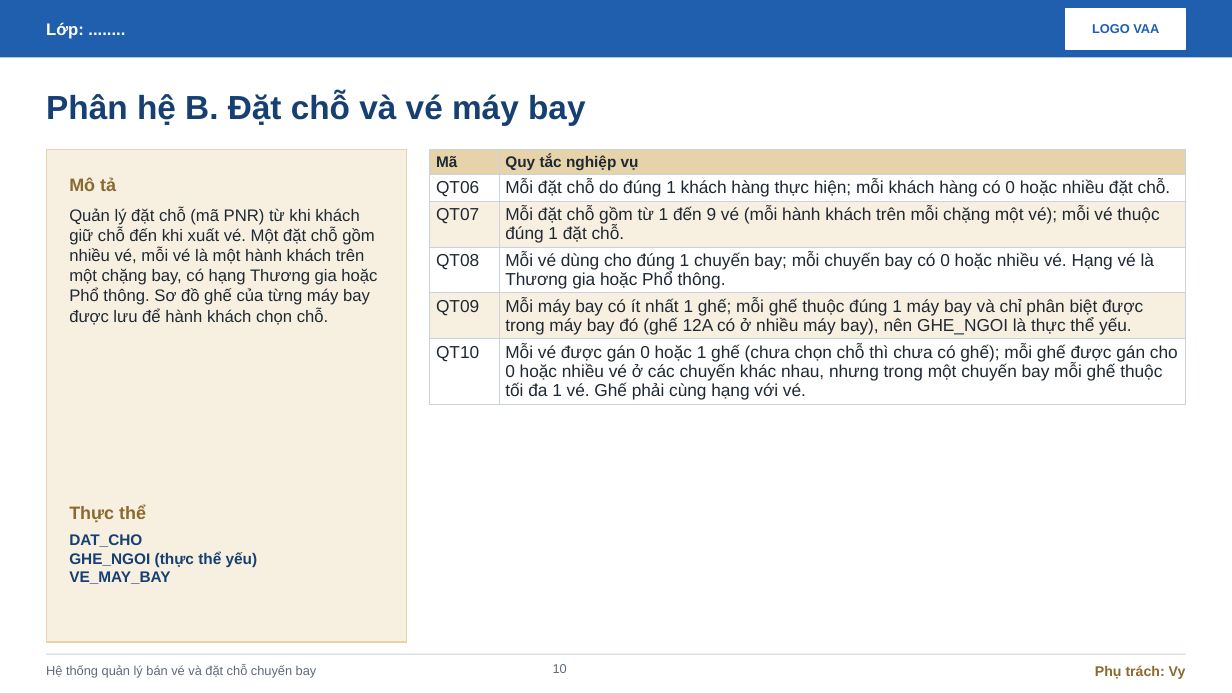
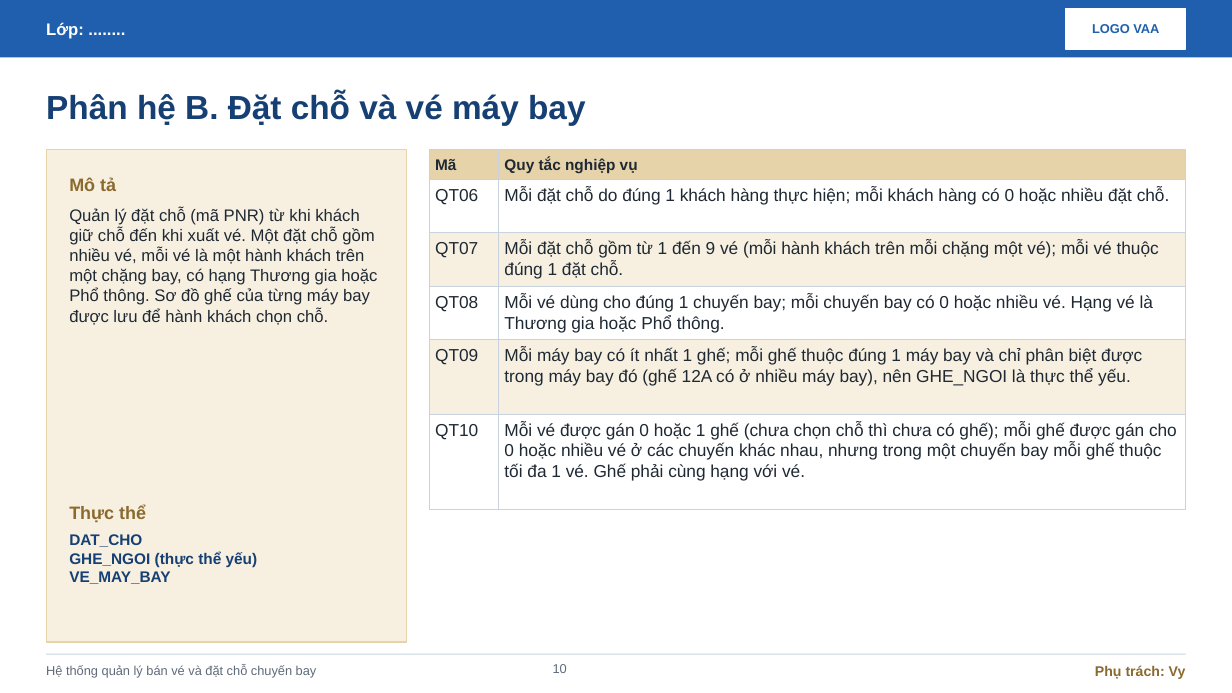
Before and after one commit to TCGxDreams/Nah, a slide deck: slide 10 of slide.pptx. Drawn at 1232x693 pixels with LibreOffice and Linux fonts; fonts in the diff are those of the drawing. Boxes give left, top, right and bottom in pixels: in the first picture for what was removed or moved away, otherwise in the second. Text is boxed around its words. In the diff, an @@ line names an element or a change of style, - is before the commit and + after.

```diff
--- a/slide.pptx
+++ b/slide.pptx
@@ table removed at (430,150,1186,404), 6 rows, 2 columns @@
-Mã | Quy tắc nghiệp vụ
-QT06 | Mỗi đặt chỗ do đúng 1 khách hàng thực hiện; mỗi khách hàng có 0 hoặc nhiều đặt chỗ.
-QT07 | Mỗi đặt chỗ gồm từ 1 đến 9 vé (mỗi hành khách trên mỗi chặng một vé); mỗi vé thuộc đúng 1 đặt chỗ.
-QT08 | Mỗi vé dùng cho đúng 1 chuyến bay; mỗi chuyến bay có 0 hoặc nhiều vé. Hạng vé là Thương gia hoặc Phổ thông.
-QT09 | Mỗi máy bay có ít nhất 1 ghế; mỗi ghế thuộc đúng 1 máy bay và chỉ phân biệt được trong máy bay đó (ghế 12A có ở nhiều máy bay), nên GHE_NGOI là thực thể yếu.
-QT10 | Mỗi vé được gán 0 hoặc 1 ghế (chưa chọn chỗ thì chưa có ghế); mỗi ghế được gán cho 0 hoặc nhiều vé ở các chuyến khác nhau, nhưng trong một chuyến bay mỗi ghế thuộc tối đa 1 vé. Ghế phải cùng hạng với vé.
@@ rectangle added at (430,150,499,179), fill #E6D3AA, outline #C9D3DF 0.75 pt @@
@@ rectangle added at (430,179,499,233), fill #FFFFFF, outline #C9D3DF 0.75 pt @@
@@ text added at (435,159,456,170), 12 pt, text #1F2933, bold @@
+Mã
@@ rectangle added at (499,150,1186,179), fill #E6D3AA, outline #C9D3DF 0.75 pt @@
@@ rectangle added at (499,179,1186,233), fill #FFFFFF, outline #C9D3DF 0.75 pt @@
@@ text added at (504,158,638,173), 12 pt, text #1F2933, bold @@
+Quy tắc nghiệp vụ
@@ text added at (435,189,478,205), 13.5 pt, text #1F2933 @@
+QT06
@@ text added at (504,187,1170,205), 13.5 pt, text #1F2933 @@
+Mỗi đặt chỗ do đúng 1 khách hàng thực hiện; mỗi khách hàng có 0 hoặc nhiều đặt chỗ.
@@ rectangle added at (430,233,499,287), fill #F7F0E1, outline #C9D3DF 0.75 pt @@
@@ rectangle added at (499,233,1186,287), fill #F7F0E1, outline #C9D3DF 0.75 pt @@
@@ text added at (435,242,478,258), 13.5 pt, text #1F2933 @@
+QT07
@@ text added at (504,240,1159,279), 13.5 pt, text #1F2933 @@
+Mỗi đặt chỗ gồm từ 1 đến 9 vé (mỗi hành khách trên mỗi chặng một vé); mỗi vé thuộc đúng 1 đặt chỗ.
@@ rectangle added at (430,287,499,340), fill #FFFFFF, outline #C9D3DF 0.75 pt @@
@@ text added at (435,296,478,312), 13.5 pt, text #1F2933 @@
+QT08
@@ rectangle added at (499,287,1186,340), fill #FFFFFF, outline #C9D3DF 0.75 pt @@
@@ text added at (504,294,1153,332), 13.5 pt, text #1F2933 @@
+Mỗi vé dùng cho đúng 1 chuyến bay; mỗi chuyến bay có 0 hoặc nhiều vé. Hạng vé là Thương gia hoặc Phổ thông.
@@ rectangle added at (430,340,499,415), fill #F7F0E1, outline #C9D3DF 0.75 pt @@
@@ text added at (435,349,478,365), 13.5 pt, text #1F2933 @@
+QT09
@@ rectangle added at (499,340,1186,415), fill #F7F0E1, outline #C9D3DF 0.75 pt @@
@@ text added at (504,347,1142,386), 13.5 pt, text #1F2933 @@
+Mỗi máy bay có ít nhất 1 ghế; mỗi ghế thuộc đúng 1 máy bay và chỉ phân biệt được trong máy bay đó (ghế 12A có ở nhiều máy bay), nên GHE_NGOI là thực thể yếu.
@@ rectangle added at (430,414,499,509), fill #FFFFFF, outline #C9D3DF 0.75 pt @@
@@ rectangle added at (499,414,1186,509), fill #FFFFFF, outline #C9D3DF 0.75 pt @@
@@ text added at (435,424,478,439), 13.5 pt, text #1F2933 @@
+QT10
@@ text added at (504,421,1177,481), 13.5 pt, text #1F2933 @@
+Mỗi vé được gán 0 hoặc 1 ghế (chưa chọn chỗ thì chưa có ghế); mỗi ghế được gán cho 0 hoặc nhiều vé ở các chuyến khác nhau, nhưng trong một chuyến bay mỗi ghế thuộc tối đa 1 vé. Ghế phải cùng hạng với vé.
```
Also in this commit, not shown: 12 other slides changed.
